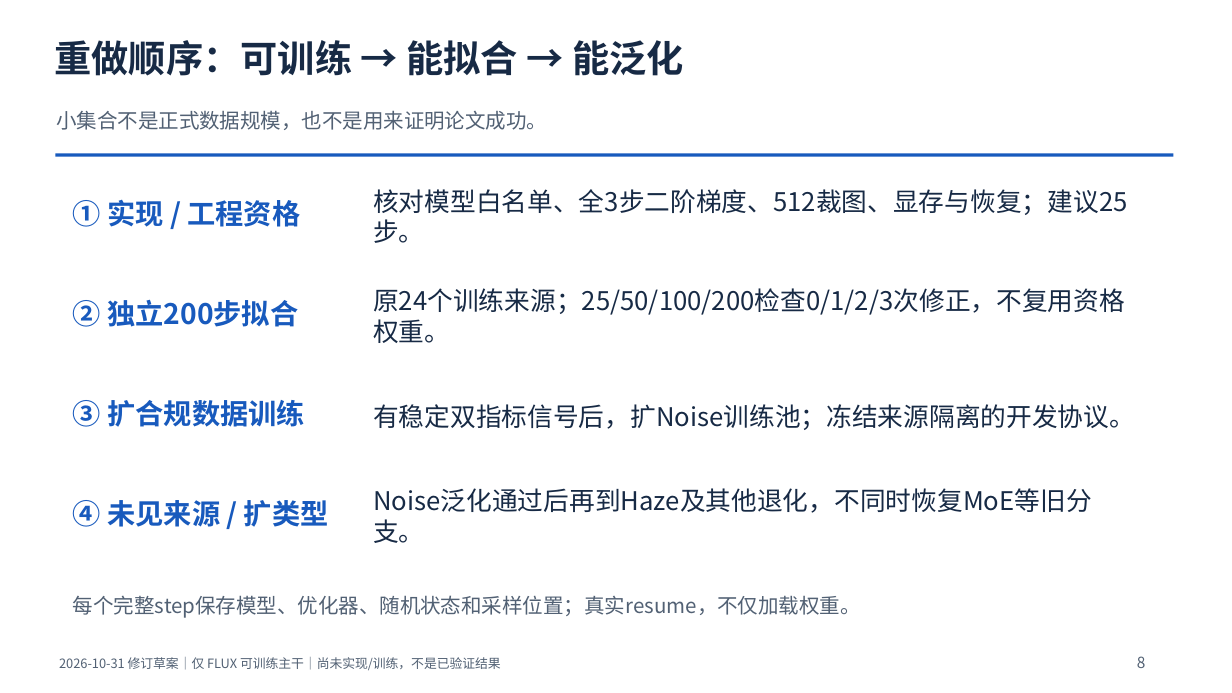
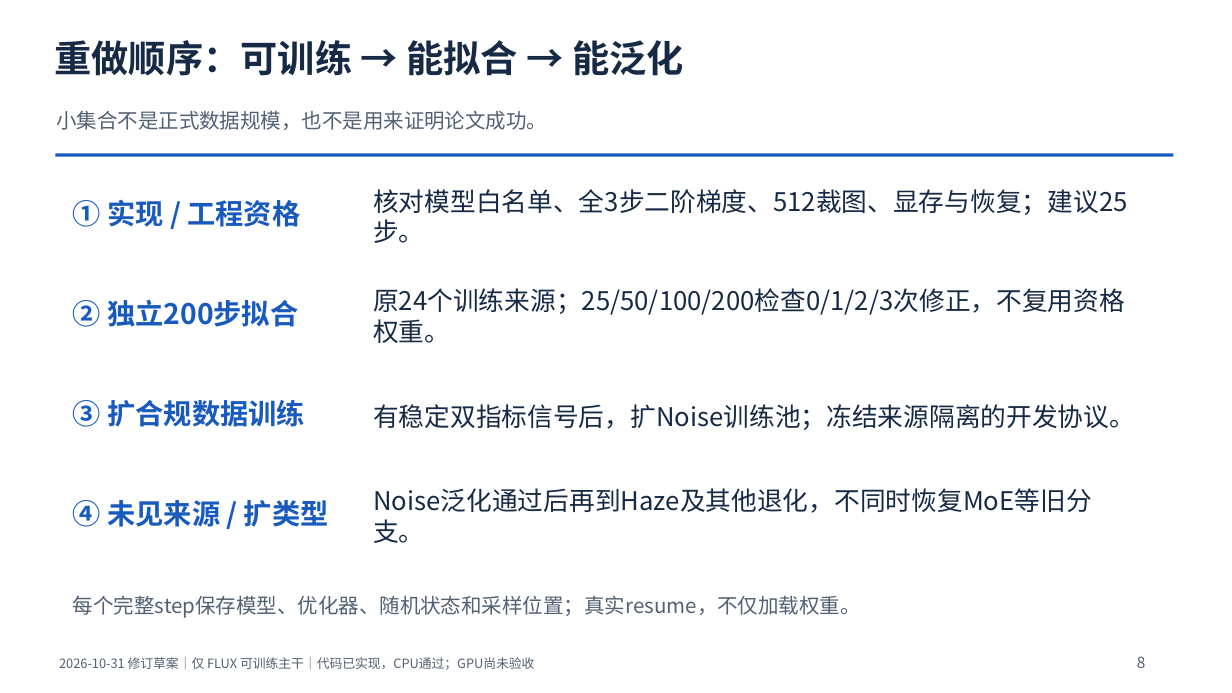
Before and after one commit to Jason-Wang313/zhenhaowangbackup, a slide deck: slide 8 of presentations/novel_ppt_approach/Novel_PPT_Approach_VLM_Restoration_Energy.pptx. Drawn at 1232x693 pixels with LibreOffice and Linux fonts; fonts in the diff are those of the drawing. Boxes give left, top, right and bottom in pixels: in the first picture for what was removed or moved away, otherwise in the second. Text is boxed around its words. In the diff, an @@ line names an element or a change of style, - is before the commit and + after.

Commit message:
Implement FLUX-native energy qualification with full unroll and exact resume

```diff
--- a/presentations/novel_ppt_approach/Novel_PPT_Approach_VLM_Restoration_Energy.pptx
+++ b/presentations/novel_ppt_approach/Novel_PPT_Approach_VLM_Restoration_Energy.pptx
@@ text at bbox=[59, 657, 535, 670]: text changed @@
-2026-10-31 修订草案｜仅 FLUX 可训练主干｜尚未实现/训练，不是已验证结果
+2026-10-31 修订草案｜仅 FLUX 可训练主干｜代码已实现，CPU通过；GPU尚未验收
```
Also in this commit, not shown: 9 other slides changed, 16 other files.
